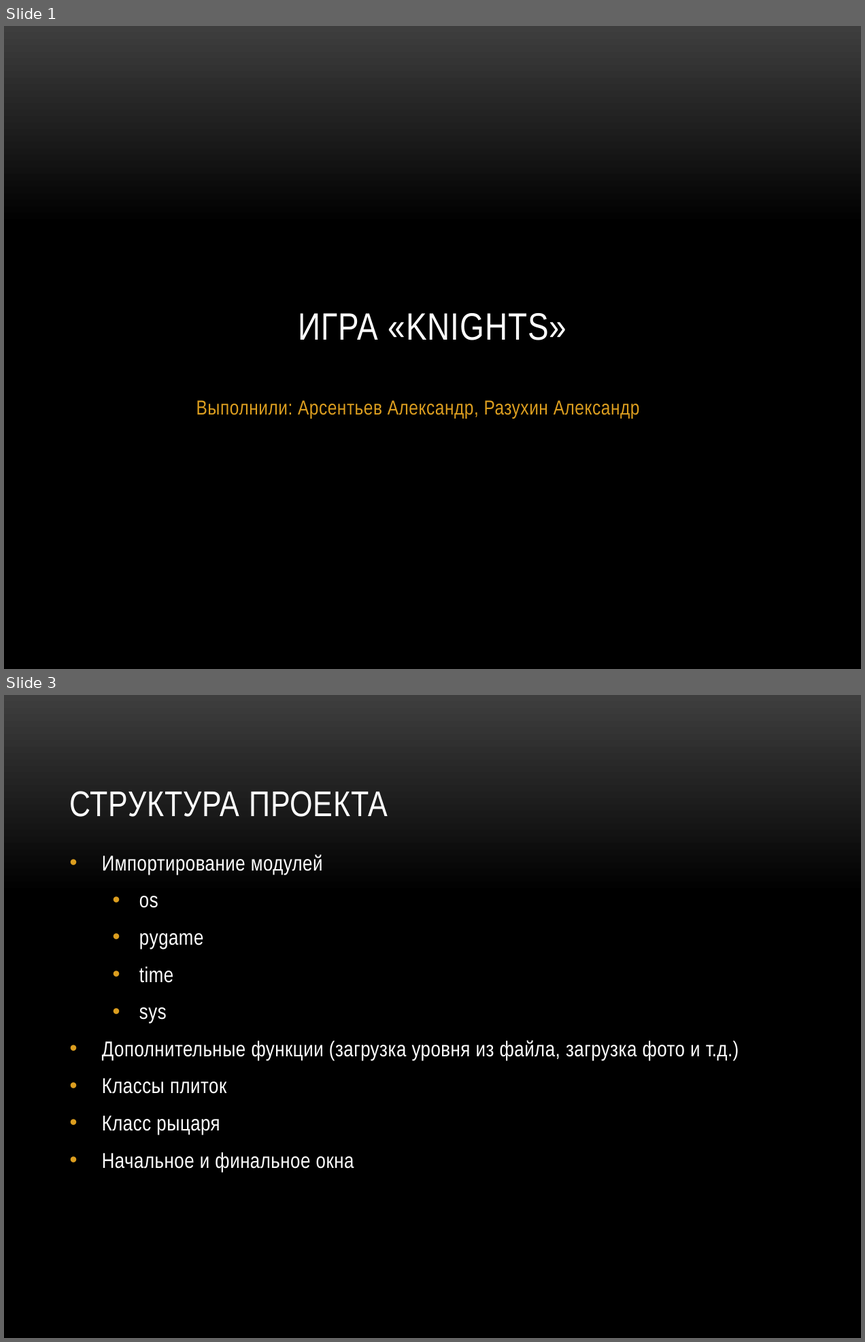
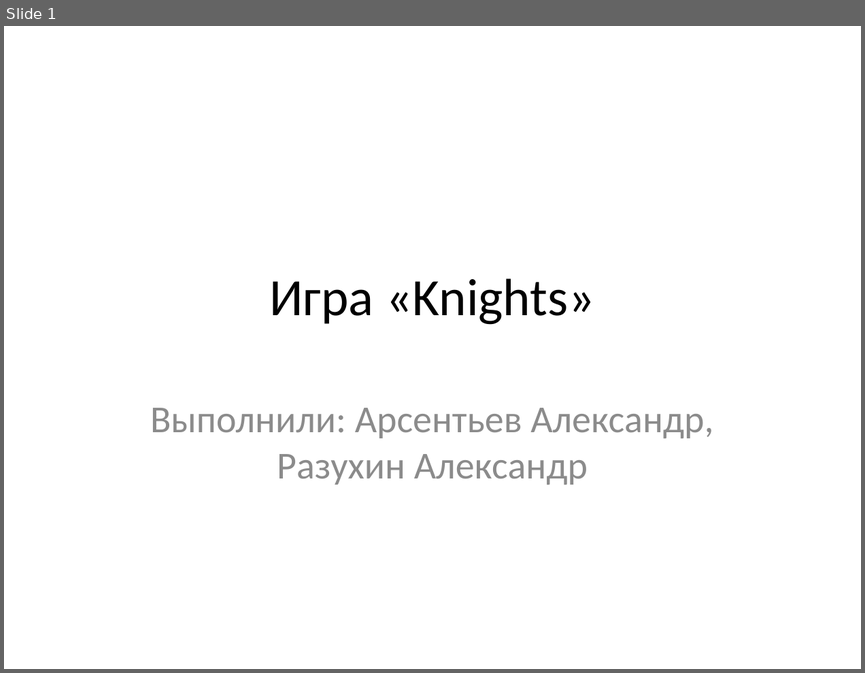
Before and after one commit to Alex-50/Arsentiev-Razukhin, a slide deck: Презентация.pptx. Shown one above the other, each under a label of ours: slides 1 and 3 before the commit, slide 1 after it; the slides between them are not shown. The pictures are 865x1342 and 865x673 pixels, drawn with LibreOffice and Linux fonts; fonts in the diff are those of the drawing; background and template pictures are left out. Boxes give left, top, right and bottom in pixels: in the first picture for what was removed or moved away, otherwise in the second. Text is boxed around its words. In the diff, an @@ line names an element or a change of style, - is before the commit and + after.

```diff
--- a/Презентация.pptx
+++ b/Презентация.pptx
@@ slide 3 removed at [4,695,861,1338], background picture (left out) @@
@@ title removed at [70,791,388,817] @@
-СТРУКТУРА ПРОЕКТА
@@ text removed at [102,854,738,1172] @@
-• Импортирование модулей
-  • os
-  • pygame
-  • time
-  • sys
-• Дополнительные функции (загрузка уровня из файла, загрузка фото и т.д.)
-• Классы плиток
-• Класс рыцаря
-• Начальное и финальное окна
@@ slide 1 changed as well @@
@@ background gradient #3F3F3F to #000000 to #FFFFFF @@
@@ title "Игра «Knights»" at [270,278,595,325]: vertical alignment bottom to middle @@
@@ title at [270,278,595,325]: text changed; size 32 to 44 pt; font Arial Narrow to Calibri; text colour #FFFFFF to #000000 @@
-ИГРА «KNIGHTS»
+Игра «Knights»
@@ subtitle "Выполнили: Арсентьев Александр, Разухин Александр": place and size @@
-subtitle "Выполнили: Арсентьев Александр, Разухин Александр" at [196,400,640,418]
+subtitle "Выполнили: Арсентьев Александр, Разухин Александр" at [150,407,713,484]
@@ subtitle "Выполнили: Арсентьев Александр, Разухин Александр" at [150,407,713,484]: size 17 to 32 pt, font Arial Narrow to Calibri, text colour #DC9E1F to #8C8C8C, letter spacing 0.3 to 0 pt; less space between paragraphs @@
```
Also in this commit, not shown: 7 other slides changed, 2 other slides removed.
